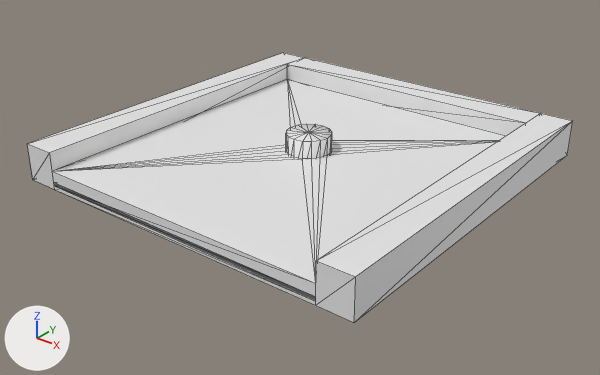
An edit to the glTF model static/block/end/2.glb, drawn before and after from the same camera.
One viewpoint serves both versions: a camera (50 mm lens) standing at (6.14, -7.86, 4.53) and looking at (0.04, -0.24, -0.19). Lighting does not change. The marker at lower left points along +X, +Y and +Z. Mesh edges are drawn as thin lines. Vertices at the same position are counted once.

Script lines for the objects in view, before the commit:
```python
me_circle_007 = bpy.data.meshes.new('Circle.007')
me_circle_007.from_pydata(...)  # a 16-sided cylinder along z spanning x -0.3..0.3, y -0.3..0.3, z -0.01..0.49
me_plane_007 = bpy.data.meshes.new('Plane.007')
me_plane_007.from_pydata(...)  # 40 vertices, 80 faces; spans x -2.05..2.05, y -2.5..2.05, z 0.1..0.3
# before: 1 (-2.05, -2.5, 0.1) at pixel (54, 185), 3 (2.05, -2.5, 0.1) at pixel (315, 301), 5 (-2.05, -2.5, 0.3) at pixel (52, 171), 7 (2.05, -2.5, 0.3) at pixel (315, 283)
me_plane_169 = bpy.data.meshes.new('Plane.169')
me_plane_169.from_pydata(...)  # a box spanning x -2.05..2.05, y -2.5..2.05, z 0.0..0.05
# before: 1 (-2.05, -2.5, 0.0) at pixel (54, 189), 3 (2.05, -2.5, 0.0) at pixel (315, 305), 5 (-2.05, -2.5, 0.05) at pixel (54, 185), 7 (2.05, -2.5, 0.05) at pixel (315, 301)
me_plane_170 = bpy.data.meshes.new('Plane.170')
me_plane_170.from_pydata(...)  # a box spanning x -2.5..-2.05, y -2.5..2.5, z 0.0..0.5
# before: 1 (-2.5, -2.5, 0.0) at pixel (32, 179), 3 (-2.05, -2.5, 0.0) at pixel (54, 189), 5 (-2.5, -2.5, 0.5) at pixel (27, 143), 7 (-2.05, -2.5, 0.5) at pixel (49, 152)
me_plane_171 = bpy.data.meshes.new('Plane.171')
me_plane_171.from_pydata(...)  # a box spanning x -2.05..2.05, y 2.05..2.5, z 0.0..0.5
me_plane_172 = bpy.data.meshes.new('Plane.172')
me_plane_172.from_pydata(...)  # a box spanning x 2.05..2.5, y -2.5..2.5, z 0.0..0.5
# before: 1 (2.05, -2.5, 0.0) at pixel (315, 305), 3 (2.5, -2.5, 0.0) at pixel (354, 322), 5 (2.05, -2.5, 0.5) at pixel (316, 260), 7 (2.5, -2.5, 0.5) at pixel (355, 276)
ob_cuboid_0_wall = bpy.data.objects.new('cuboid_0_wall', me_plane_171)
ob_cuboid_0_wall.location = (0.0, 0.0, 0.0)
ob_cuboid_0_wall_001 = bpy.data.objects.new('cuboid_0_wall.001', me_plane_172)
ob_cuboid_0_wall_001.location = (0.0, 0.0, 0.0)
ob_cuboid_0_wall_002 = bpy.data.objects.new('cuboid_0_wall.002', me_plane_170)
ob_cuboid_0_wall_002.location = (0.0, 0.0, 0.0)
ob_cuboid_0_wall_003 = bpy.data.objects.new('cuboid_0_wall.003', me_plane_169)
ob_cuboid_0_wall_003.location = (0.0, 0.0, 0.0)
ob_cylinder_1_hole = bpy.data.objects.new('cylinder_1_hole', me_circle_007)
ob_cylinder_1_hole.location = (0.0, 0.0, 0.0)
ob_trimesh_0_slab = bpy.data.objects.new('trimesh_0_slab', me_plane_007)
ob_trimesh_0_slab.location = (0.0, 0.0, -0.05)
```
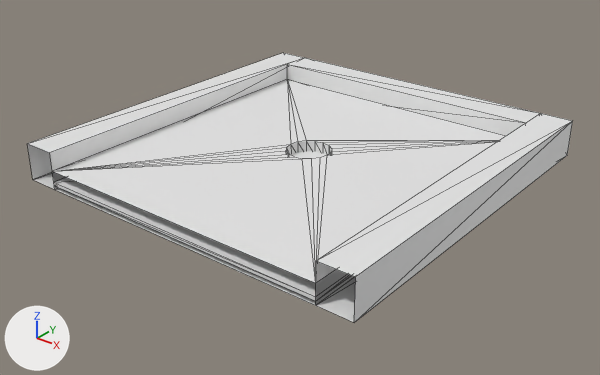
Where the newer file only moved an object's origin or applied its transform, the numbers keep the older frame.

Pixel boxes (x1, y1, x2, y2) of what changed, in the pictures (600 x 375 px):
'trimesh_0_slab', reshaped
    before: (52, 79, 506, 301)
    after: (53, 79, 506, 298)
'cylinder_1_hole', deleted
    before: (286, 124, 332, 159)
'cuboid_0_wall.003', reshaped
    before: (54, 186, 316, 305)
    after: (55, 186, 354, 305)
part 1 of me_plane_169, deleted
    before: (54, 186, 316, 305)
part 2 of me_plane_170, deleted
    before: (27, 144, 55, 189)
part 3 of me_plane_172, deleted
    before: (316, 261, 356, 322)
part 4 of me_plane_007, deleted
    before: (52, 171, 316, 301)
'cuboid_1_target', unchanged, uncovered by the edit
    before: (54, 183, 315, 300)
    after: (54, 151, 331, 301)

What the commit changed:
me_plane_169 has 8 vertices, 12 faces and spans x -2.05..2.05, y -2.5..2.05, z 0.0..0.05.
me_plane_169 is used by ob_cuboid_0_wall_003; location (0.0, 0.0, 0.0).
Verts and faces of me_plane_169; kept vertices keep their numbers, new ones are numbered from 8.
Part 1, on me_plane_169:
Faces deleted: (1, 3, 7), (1, 7, 5).
me_plane_170 has 8 vertices, 12 faces and spans x -2.5..-2.05, y -2.5..2.5, z 0.0..0.5.
me_plane_170 is used by ob_cuboid_0_wall_002; location (0.0, 0.0, 0.0).
Verts and faces of me_plane_170; kept vertices keep their numbers, new ones are numbered from 8.
Part 2, on me_plane_170:
Faces deleted: (1, 3, 7), (1, 7, 5).
me_plane_172 has 8 vertices, 12 faces and spans x 2.05..2.5, y -2.5..2.5, z 0.0..0.5.
me_plane_172 is used by ob_cuboid_0_wall_001; location (0.0, 0.0, 0.0).
Verts and faces of me_plane_172; kept vertices keep their numbers, new ones are numbered from 8.
Part 3, on me_plane_172:
Faces deleted: (1, 3, 7), (1, 7, 5).
me_plane_007 has 40 vertices, 80 faces and spans x -2.05..2.05, y -2.5..2.05, z 0.1..0.3.
me_plane_007 is used by ob_trimesh_0_slab; location (0.0, 0.0, -0.05).
Verts and faces of me_plane_007; kept vertices keep their numbers, new ones are numbered from 40.
Part 4, on me_plane_007:
Faces deleted: (1, 3, 7), (1, 7, 5).
Object 'cylinder_1_hole' (ob_cylinder_1_hole) is deleted.
